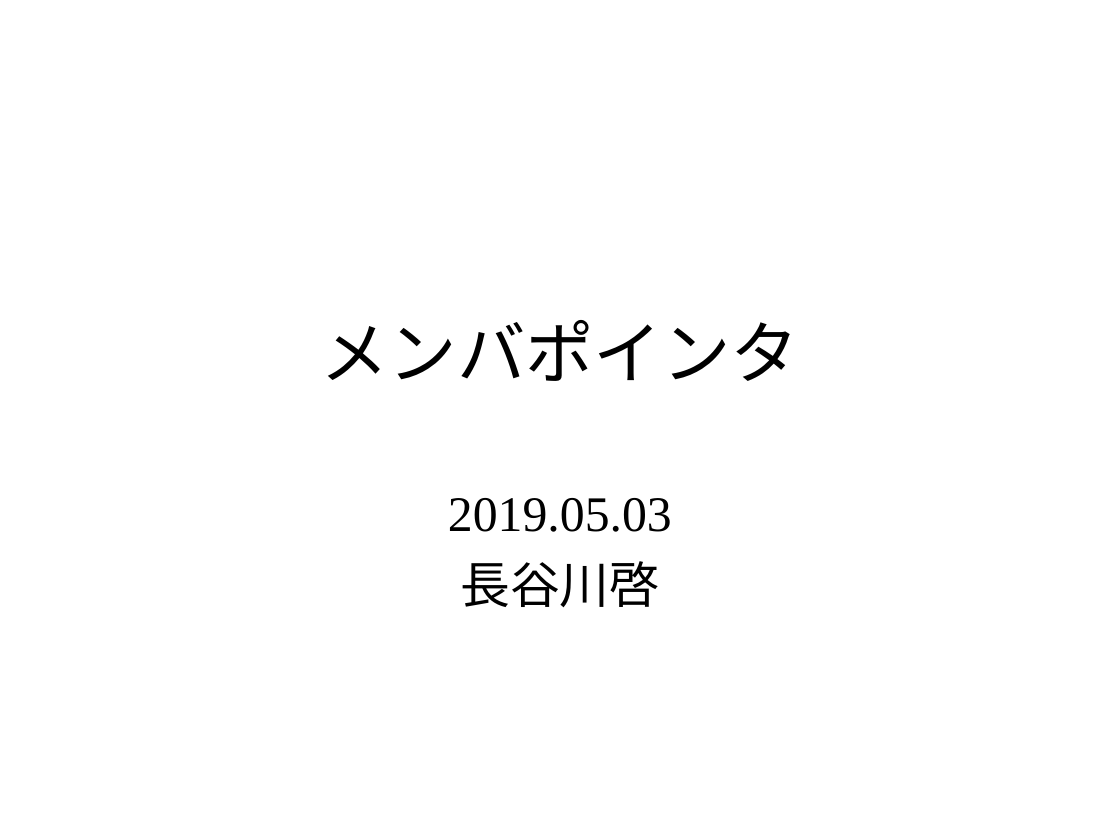
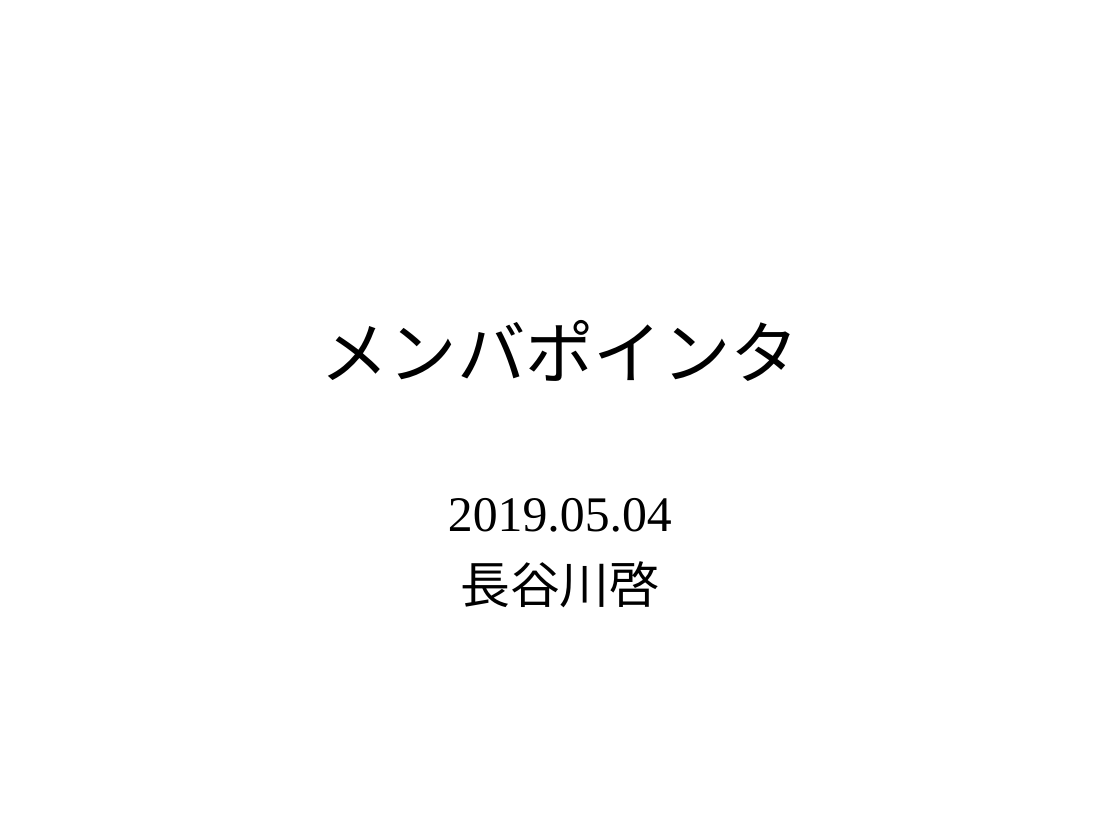
Before and after one commit to KeiHasegawa/cxx_doc, a slide deck: slide 1 of 07_member_pointer.ppt. Drawn at 1120x840 pixels with LibreOffice and Linux fonts; fonts in the diff are those of the drawing. Boxes give left, top, right and bottom in pixels: in the first picture for what was removed or moved away, otherwise in the second. Text is boxed around its words. In the diff, an @@ line names an element or a change of style, - is before the commit and + after.

Commit message:
update date

```diff
--- a/07_member_pointer.ppt
+++ b/07_member_pointer.ppt
@@ subtitle at (448, 498, 672, 532): text changed @@
-2019.05.03
+2019.05.04
```
